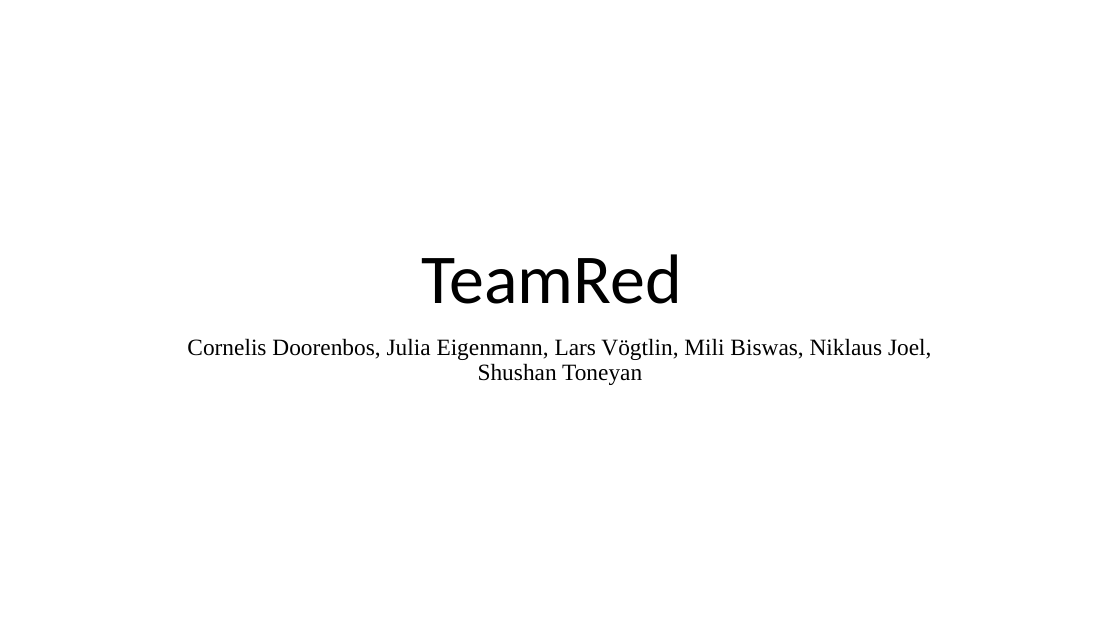
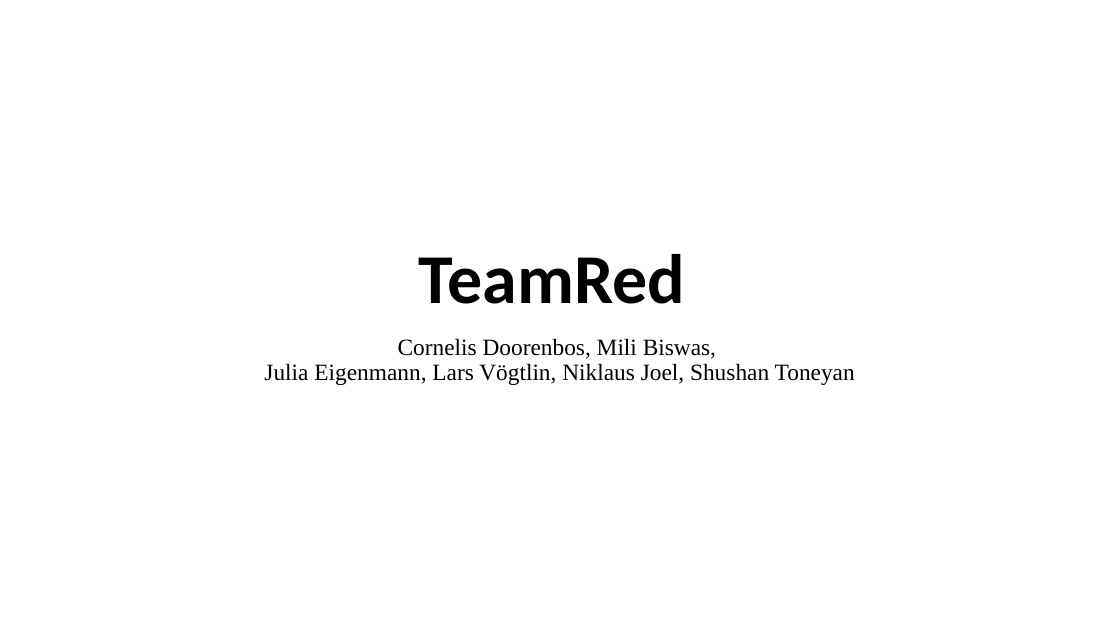
Before and after one commit to PRTeamRed/Molecules, a slide deck: slide 1 of Molecules_TeamRed.pptx. Drawn at 1120x630 pixels with LibreOffice and Linux fonts; fonts in the diff are those of the drawing. Boxes give left, top, right and bottom in pixels: in the first picture for what was removed or moved away, otherwise in the second. Text is boxed around its words. In the diff, an @@ line names an element or a change of style, - is before the commit and + after.

Commit message:
updated presentation

```diff
--- a/Molecules_TeamRed.pptx
+++ b/Molecules_TeamRed.pptx
@@ title "TeamRed" at (x1=419, y1=254, x2=685, y2=304): bold on @@
@@ subtitle at (x1=264, y1=338, x2=855, y2=385): text changed @@
-Cornelis Doorenbos, Julia Eigenmann, Lars Vögtlin, Mili Biswas, Niklaus Joel, Shushan Toneyan
+Cornelis Doorenbos, Mili Biswas,
+Julia Eigenmann, Lars Vögtlin, Niklaus Joel, Shushan Toneyan
```
Also in this commit, not shown: 1 other slide changed, 2 slides added, 1 slide removed.
